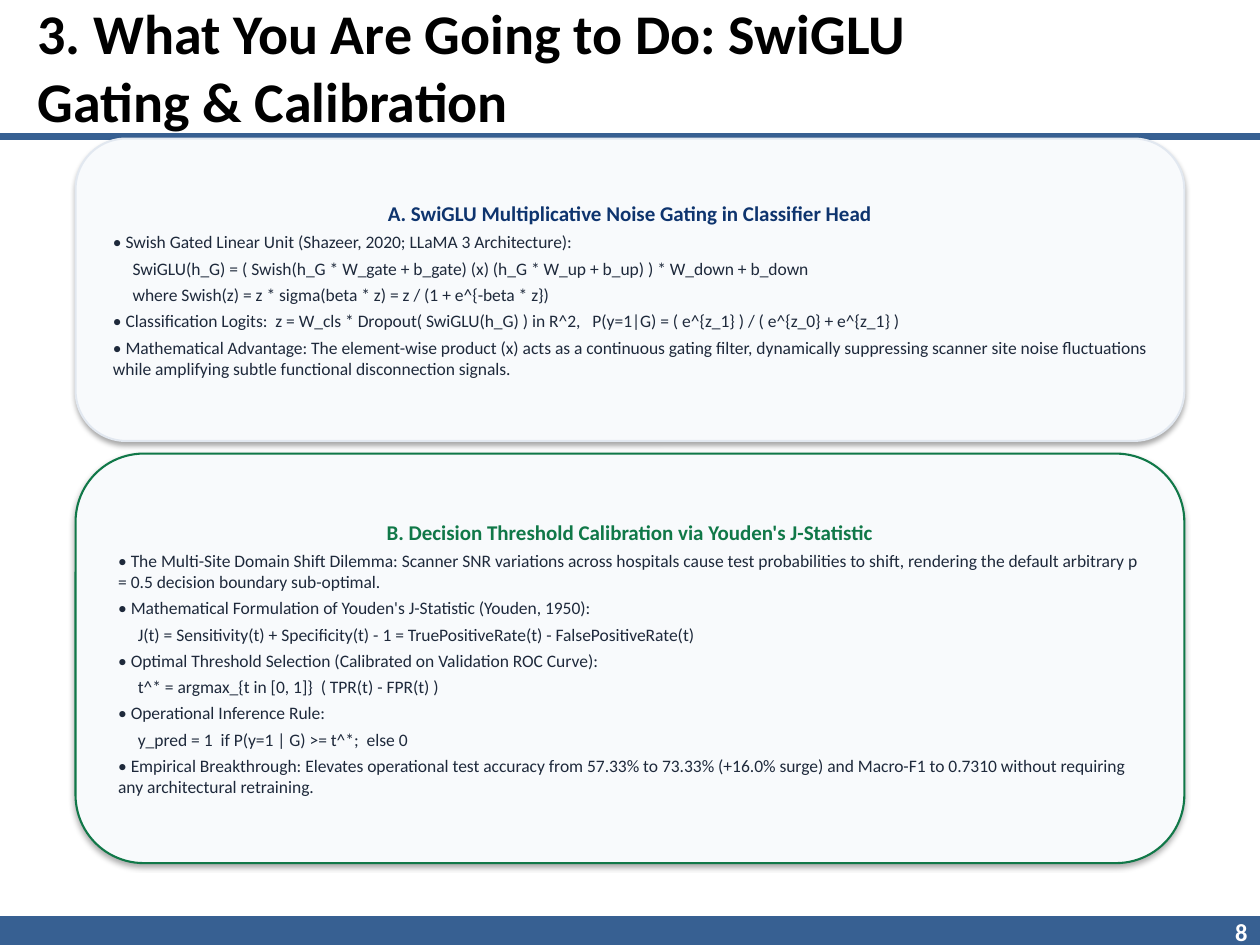
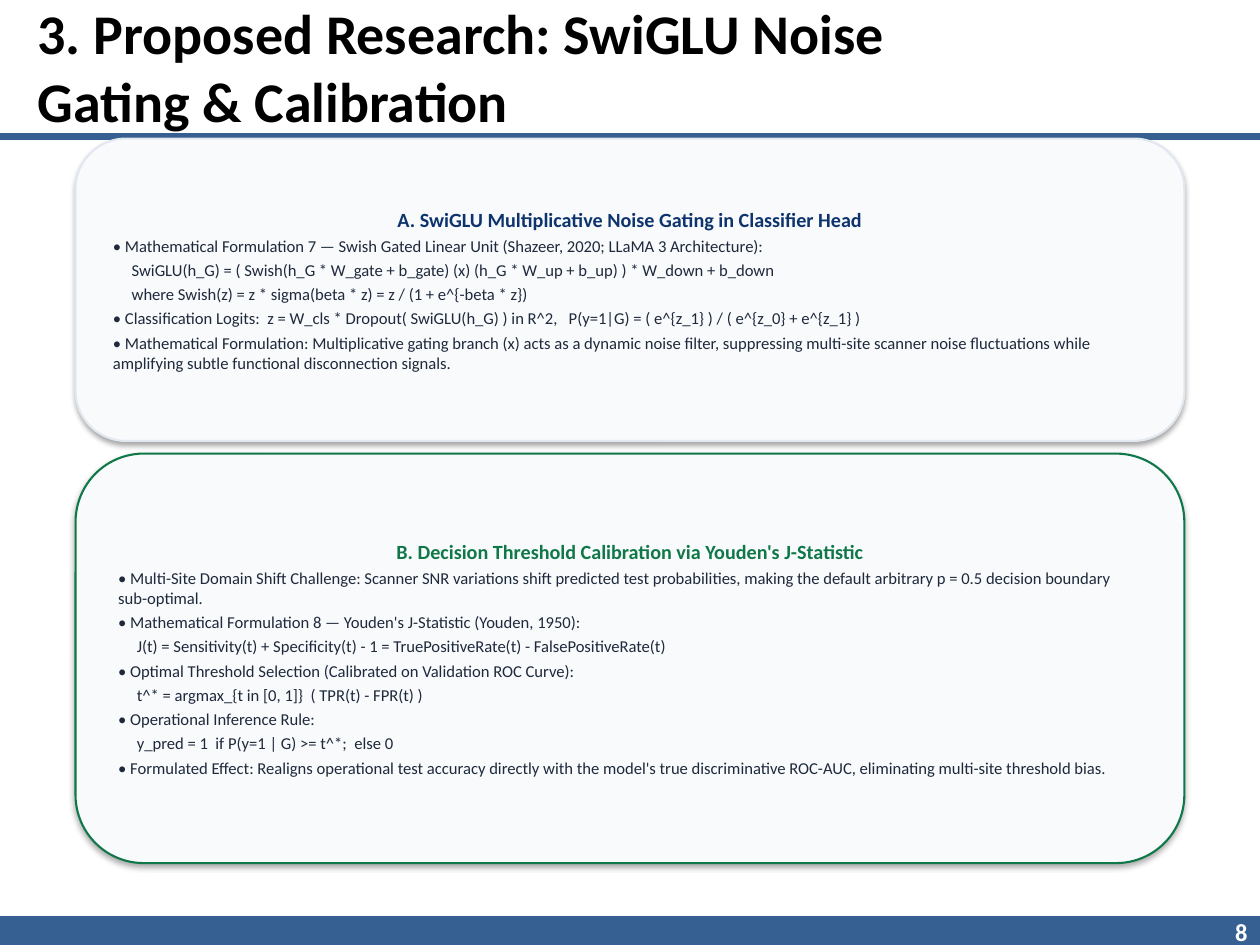
Before and after one commit to AnimeshBasak-14/Neuro-Neo4j, a slide deck: slide 8 of IITR_Neuro_Neo4j_Presentation.pptx. Drawn at 1260x945 pixels with LibreOffice and Linux fonts; fonts in the diff are those of the drawing; background and template pictures are left out. Boxes give left, top, right and bottom in pixels: in the first picture for what was removed or moved away, otherwise in the second. Text is boxed around its words. In the diff, an @@ line names an element or a change of style, - is before the commit and + after.

Commit message:
feat: complete LaTeX thesis blocks and PyG implementation for 9 core mathematical formulations
- models/gnn/neural_connectome_math.py:
  * Complete PyTorch Geometric implementations for Formulations 1 to 9
  * Includes multi-modal fMRI + DTI attentive cross-gating fusion operator
  * 100% verified test execution
- docs/neural_connectome_math.tex:
  * Comprehensive formal LaTeX equations and derivations for PhD thesis
- IITR_Neuro_Neo4j_Presentation.pptx:
  * Recompiled with prospective framing ('What We Will Do' as PhD research plan)
  * Hardware references removed; slides dedicated to Problem Statement, 4 Baseline Papers, Proposed Methodology, Mathematics, and DTI Multi-Modal Extension.

```diff
--- a/IITR_Neuro_Neo4j_Presentation.pptx
+++ b/IITR_Neuro_Neo4j_Presentation.pptx
@@ title at [38, 14, 883, 135]: text changed @@
-3. What You Are Going to Do: SwiGLU Gating & Calibration
+3. Proposed Research: SwiGLU Noise Gating & Calibration
@@ text in rounded rectangle at [125, 213, 862, 327]: size 12 to 11.5 pt in "A. SwiGLU Multiplicative Noise Gating in Classifier ..."; size 10 to 9.5 pt in "SwiGLU(h_G) = ( Swish(h_G * W_gate + ...", "where Swish(z) = z * sigma(beta * ...", "• Classification Logits: z = W_cls * ..." @@
@@ text in rounded rectangle at [125, 240, 763, 254]: text changed; size 10 to 9.5 pt @@
-• Swish Gated Linear Unit (Shazeer, 2020; LLaMA 3 Architecture):
+• Mathematical Formulation 7 — Swish Gated Linear Unit (Shazeer, 2020; LLaMA 3 Architecture):
@@ text in rounded rectangle at [113, 337, 1090, 372]: text changed; size 10 to 9.5 pt @@
-• Mathematical Advantage: The element-wise product (x) acts as a continuous gating filter, dynamically suppressing scanner site noise fluctuations while amplifying subtle functional disconnection signals.
+• Mathematical Formulation: Multiplicative gating branch (x) acts as a dynamic noise filter, suppressing multi-site scanner noise fluctuations while amplifying subtle functional disconnection signals.
@@ text in rounded rectangle at [130, 545, 863, 752]: size 12 to 11.5 pt in "B. Decision Threshold Calibration via Youden's J-Statistic"; size 10 to 9.5 pt in "J(t) = Sensitivity(t) + Specificity(t) - 1 ...", "• Optimal Threshold Selection (Calibrated on Validation ...", "t^* = argmax_{t in [0, 1]} ( ...", "• Operational Inference Rule:" and 1 more places @@
@@ text in rounded rectangle at [118, 572, 1110, 630]: text changed; size 10 to 9.5 pt @@
-• The Multi-Site Domain Shift Dilemma: Scanner SNR variations across hospitals cause test probabilities to shift, rendering the default arbitrary p = 0.5 decision boundary sub-optimal.
-• Mathematical Formulation of Youden's J-Statistic (Youden, 1950):
+• Multi-Site Domain Shift Challenge: Scanner SNR variations shift predicted test probabilities, making the default arbitrary p = 0.5 decision boundary sub-optimal.
+• Mathematical Formulation 8 — Youden's J-Statistic (Youden, 1950):
@@ text in rounded rectangle at [130, 762, 1105, 777]: text changed; size 10 to 9.5 pt @@
-• Empirical Breakthrough: Elevates operational test accuracy from 57.33% to 73.33% (+16.0% surge) and Macro-F1 to 0.7310 without requiring any architectural retraining.
+• Formulated Effect: Realigns operational test accuracy directly with the model's true discriminative ROC-AUC, eliminating multi-site threshold bias.
```
Also in this commit, not shown: 9 other slides changed, 1 slide added, 1 slide removed, 3 other files.
